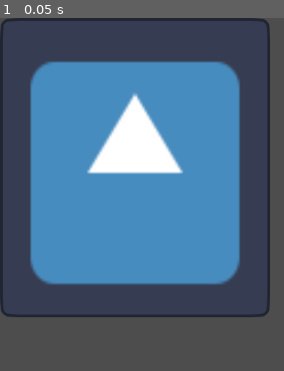
Above: before the commit, frame 1.
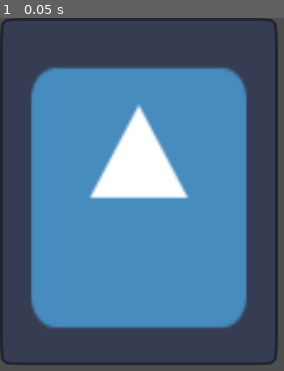
Above: after the commit, the same moment.

Repository: Baconsizzle1738/Pyramid-simulator-sim
Game: Godot game, scene res://Game_Scenes/Popups/Events/FBI_Investigating.tscn
The game is run twice, just before and just after one commit, with the same random seed, the same clock (stepped at 60 frames per second) and the same inputs. This scene is started directly instead of the project's main scene. The engine's default icon, where the game draws it, is replaced by a stand-in: a white triangle on a blue panel in a dark square.
Inputs:
- Up to frame 1 (0.05 s): no input

The runs differ from the first frame. In frame 1, 20% of the frame differs, in the area x 0-98%, y 0-99%.

Commit message:
oops i forogr

Diff:
--- a/Game_Scenes/Popups/Events/FBI_Investigating.tscn
+++ b/Game_Scenes/Popups/Events/FBI_Investigating.tscn
@@ -3,17 +3,21 @@
 [ext_resource type="Texture2D" uid="uid://d0hcayid81rte" path="res://Assets/Temp/icon.svg" id="1_dut83"]
 
 [node name="FbiInvestigating" type="Control"]
+clip_children = 1
+clip_contents = true
 layout_mode = 3
 anchors_preset = 15
 anchor_right = 1.0
 anchor_bottom = 1.0
+offset_right = -752.0
+offset_bottom = -148.0
 grow_horizontal = 2
 grow_vertical = 2
 
 [node name="NinePatchRect" type="NinePatchRect" parent="."]
 layout_mode = 0
-offset_right = 389.0
-offset_bottom = 431.0
+offset_right = 400.0
+offset_bottom = 500.0
 texture = ExtResource("1_dut83")
 patch_margin_left = 10
 patch_margin_top = 10
@@ -22,5 +26,5 @@
 
 [node name="VBoxContainer" type="VBoxContainer" parent="NinePatchRect"]
 layout_mode = 0
-offset_right = 389.0
-offset_bottom = 431.0
+offset_right = 400.0
+offset_bottom = 500.0
